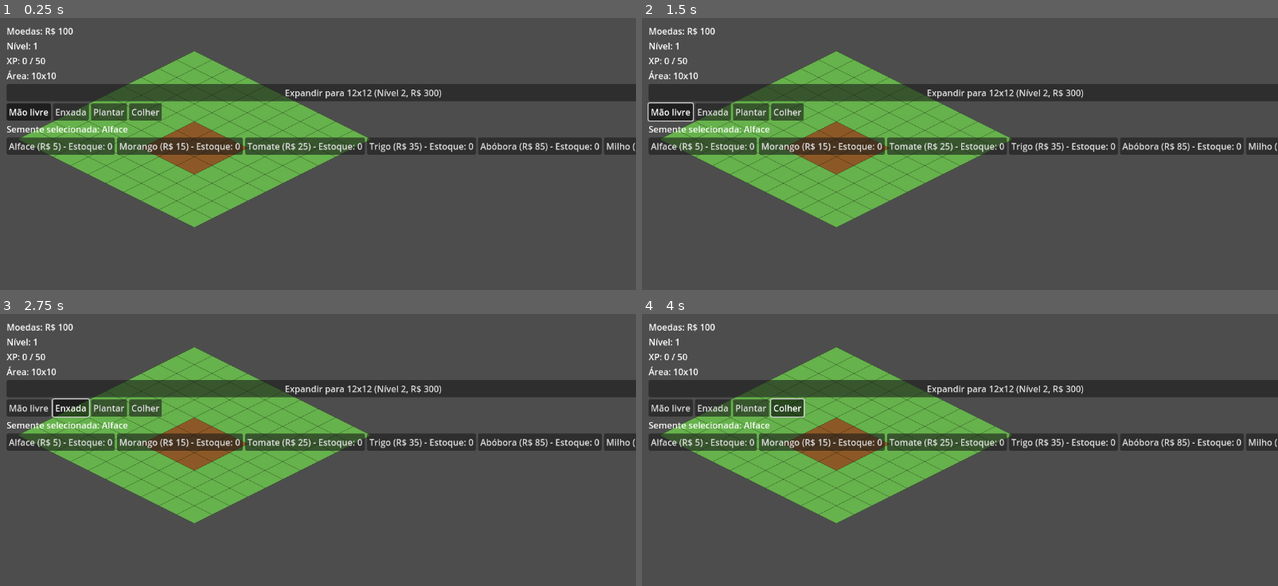
Above: before the commit, frames 1-4 (two rows, left to right).
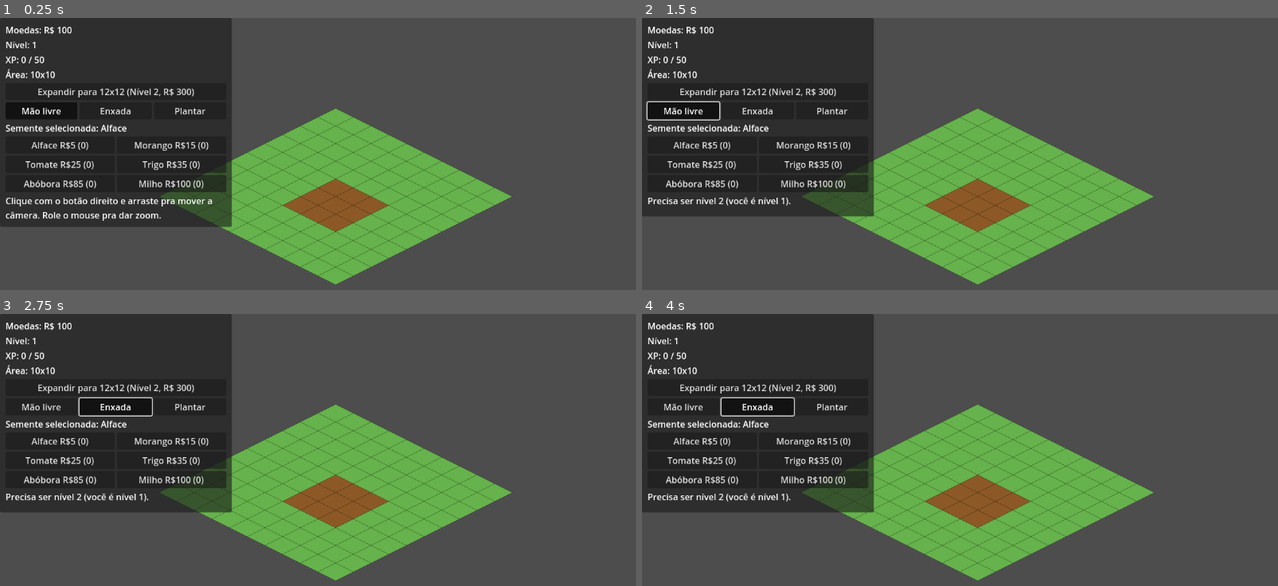
Above: after the commit, the same moments.

Repository: ljoaoml/MiniGames
Game: Godot game, scene res://scenes/main.tscn
Two runs of this game, one before a commit and one after it. Both use one fixed random seed, a clock stepped at 60 frames per second and the inputs below.
Inputs (mouse positions are in pixels of both pictures, inside the frame that each line leads up to):
- Up to frame 1 (0.25 s): no input
- Up to frame 2 (1.5 s): click "Expandir para 12x12 (Nível 2,…" at 0.5 s; click "Mão livre" at 1.25 s
- Up to frame 3 (2.75 s): click "Enxada" at 2 s
- Up to frame 4 (4 s): click "Plantar" at 2.75 s; click (788, 409) at 3.5 s, where only the run before the commit has a clickable "Colher"

The runs differ from the first frame. In frame 1, 48% of the frame differs, in the area x 0-100%, y 0-98%; in frame 2, 47%; in frame 3, 47%; in frame 4, 47%.

Commit message:
Fix HUD layout, ungate harvest, add camera pan/zoom, on-screen feedback
- HUD is now wrapped in a PanelContainer with a real background, and
  the seed shop uses a wrapping GridContainer instead of an
  HBoxContainer that overflowed off-screen (Milho was getting cut
  off). Removed the redundant "Colher" tool button.
- Harvesting a ready tile no longer requires a selected tool — it
  always works on click/drag, regardless of which tool (or none) is
  active. Hoe and Plant still require their tool to be selected.
- Failures that only printed to the editor console (no seeds, can't
  afford a seed/expansion, level too low to expand) now show in a
  status line in the HUD instead.
- New Camera2D with right-click-drag panning and scroll-wheel zoom,
  so the grid can be navigated once it's larger than the viewport
  (needed once expansion actually grows the map).

Co-Authored-By: Claude Sonnet 5 <noreply@anthropic.com>
Claude-Session: https://claude.ai/code/session_01UY2kysC5sGBjWqGkPsMsRx

Diff:
--- a/scenes/main.tscn
+++ b/scenes/main.tscn
@@ -1,9 +1,14 @@
-[gd_scene load_steps=3 format=3 uid="uid://bqk4x8n2h5vwm"]
+[gd_scene load_steps=4 format=3 uid="uid://bqk4x8n2h5vwm"]
 
 [ext_resource type="PackedScene" path="res://scenes/world/farm_grid.tscn" id="1_farm"]
 [ext_resource type="PackedScene" path="res://scenes/ui/hud.tscn" id="2_hud"]
+[ext_resource type="Script" path="res://scripts/camera_controller.gd" id="3_camera"]
 
 [node name="Main" type="Node2D"]
+
+[node name="Camera2D" type="Camera2D" parent="."]
+position = Vector2(320, 220)
+script = ExtResource("3_camera")
 
 [node name="FarmGrid" parent="." instance=ExtResource("1_farm")]
 position = Vector2(320, 220)
--- a/scenes/ui/hud.tscn
+++ b/scenes/ui/hud.tscn
@@ -5,63 +5,71 @@
 [node name="HUD" type="CanvasLayer"]
 script = ExtResource("1_hud")
 
-[node name="Margin" type="MarginContainer" parent="."]
-offset_right = 520.0
-offset_bottom = 320.0
-theme_override_constants/margin_left = 12
-theme_override_constants/margin_top = 12
-theme_override_constants/margin_right = 12
-theme_override_constants/margin_bottom = 12
+[node name="Panel" type="PanelContainer" parent="."]
+offset_right = 420.0
+offset_bottom = 360.0
 
-[node name="VBox" type="VBoxContainer" parent="Margin"]
+[node name="Margin" type="MarginContainer" parent="Panel"]
 layout_mode = 2
+theme_override_constants/margin_left = 10
+theme_override_constants/margin_top = 10
+theme_override_constants/margin_right = 10
+theme_override_constants/margin_bottom = 10
 
-[node name="CoinsLabel" type="Label" parent="Margin/VBox"]
+[node name="VBox" type="VBoxContainer" parent="Panel/Margin"]
+layout_mode = 2
+theme_override_constants/separation = 4
+
+[node name="CoinsLabel" type="Label" parent="Panel/Margin/VBox"]
 layout_mode = 2
 text = "Moedas: R$ 0"
 
-[node name="LevelLabel" type="Label" parent="Margin/VBox"]
+[node name="LevelLabel" type="Label" parent="Panel/Margin/VBox"]
 layout_mode = 2
 text = "Nível: 1"
 
-[node name="XPLabel" type="Label" parent="Margin/VBox"]
+[node name="XPLabel" type="Label" parent="Panel/Margin/VBox"]
 layout_mode = 2
 text = "XP: 0 / 50"
 
-[node name="AreaLabel" type="Label" parent="Margin/VBox"]
+[node name="AreaLabel" type="Label" parent="Panel/Margin/VBox"]
 layout_mode = 2
 text = "Área: 10x10"
 
-[node name="ExpandButton" type="Button" parent="Margin/VBox"]
+[node name="ExpandButton" type="Button" parent="Panel/Margin/VBox"]
 layout_mode = 2
 text = "Expandir"
 
-[node name="ToolsRow" type="HBoxContainer" parent="Margin/VBox"]
+[node name="ToolsRow" type="HBoxContainer" parent="Panel/Margin/VBox"]
 layout_mode = 2
 
-[node name="NoneButton" type="Button" parent="Margin/VBox/ToolsRow"]
+[node name="NoneButton" type="Button" parent="Panel/Margin/VBox/ToolsRow"]
 layout_mode = 2
+size_flags_horizontal = 3
 toggle_mode = true
 text = "Mão livre"
 
-[node name="HoeButton" type="Button" parent="Margin/VBox/ToolsRow"]
+[node name="HoeButton" type="Button" parent="Panel/Margin/VBox/ToolsRow"]
 layout_mode = 2
+size_flags_horizontal = 3
 toggle_mode = true
 text = "Enxada"
 
-[node name="PlantButton" type="Button" parent="Margin/VBox/ToolsRow"]
+[node name="PlantButton" type="Button" parent="Panel/Margin/VBox/ToolsRow"]
 layout_mode = 2
+size_flags_horizontal = 3
 toggle_mode = true
 text = "Plantar"
 
-[node name="HarvestButton" type="Button" parent="Margin/VBox/ToolsRow"]
-layout_mode = 2
-toggle_mode = true
-text = "Colher"
-
-[node name="SelectedCropLabel" type="Label" parent="Margin/VBox"]
+[node name="SelectedCropLabel" type="Label" parent="Panel/Margin/VBox"]
 layout_mode = 2
 text = "Semente selecionada: -"
 
-[node name="ShopRow" type="HBoxContainer" parent="Margin/VBox"]
+[node name="ShopGrid" type="GridContainer" parent="Panel/Margin/VBox"]
 layout_mode = 2
+columns = 2
+
+[node name="StatusLabel" type="Label" parent="Panel/Margin/VBox"]
+layout_mode = 2
+autowrap_mode = 3
+text = "Clique com o botão direito e arraste pra mover a câmera. Role o mouse pra dar zoom."
--- /dev/null
+++ b/scripts/camera_controller.gd
@@ -0,0 +1,31 @@
+extends Camera2D
+
+const ZOOM_STEP := 0.1
+const ZOOM_MIN := 0.5
+const ZOOM_MAX := 2.0
+
+var _dragging: bool = false
+var _drag_start_mouse: Vector2
+var _drag_start_cam: Vector2
+
+func _ready() -> void:
+	make_current()
+
+func _unhandled_input(event: InputEvent) -> void:
+	if event is InputEventMouseButton:
+		if event.button_index == MOUSE_BUTTON_RIGHT:
+			_dragging = event.pressed
+			if _dragging:
+				_drag_start_mouse = event.position
+				_drag_start_cam = position
+		elif event.pressed and event.button_index == MOUSE_BUTTON_WHEEL_UP:
+			_zoom(-ZOOM_STEP)
+		elif event.pressed and event.button_index == MOUSE_BUTTON_WHEEL_DOWN:
+			_zoom(ZOOM_STEP)
+	elif event is InputEventMouseMotion and _dragging:
+		var delta: Vector2 = event.position - _drag_start_mouse
+		position = _drag_start_cam - delta / zoom
+
+func _zoom(amount: float) -> void:
+	var new_zoom: float = clamp(zoom.x + amount, ZOOM_MIN, ZOOM_MAX)
+	zoom = Vector2(new_zoom, new_zoom)
--- a/scripts/data/economy.gd
+++ b/scripts/data/economy.gd
@@ -5,6 +5,7 @@
 signal inventory_changed(crop_id: String, count: int)
 signal selected_crop_changed(crop_id: String)
 signal tool_changed(tool_id: String)
+signal status_message(text: String)
 
 var coins: int = 100
 var xp: int = 0
@@ -42,3 +43,6 @@
 func select_tool(tool_id: String) -> void:
 	selected_tool = tool_id
 	tool_changed.emit(tool_id)
+
+func emit_status(text: String) -> void:
+	status_message.emit(text)
--- a/scripts/grid/tile.gd
+++ b/scripts/grid/tile.gd
@@ -46,18 +46,21 @@
 		_apply_tool()
 
 func _on_mouse_entered() -> void:
-	# Permite "arrastar" a ferramenta selecionada por vários blocos seguidos.
-	if Economy.selected_tool != "none" and Input.is_mouse_button_pressed(MOUSE_BUTTON_LEFT):
+	# Permite "arrastar" a ferramenta selecionada (ou a colheita) por vários blocos seguidos.
+	var draggable: bool = state == State.READY or Economy.selected_tool != "none"
+	if draggable and Input.is_mouse_button_pressed(MOUSE_BUTTON_LEFT):
 		_apply_tool()
 
 func _apply_tool() -> void:
+	# Colher não exige ferramenta selecionada — funciona sempre que o bloco estiver pronto.
+	if state == State.READY:
+		_use_harvest()
+		return
 	match Economy.selected_tool:
 		"hoe":
 			_use_hoe()
 		"plant":
 			_use_plant()
-		"harvest":
-			_use_harvest()
 		_:
 			pass # "Mão livre": clique não faz nada, mouse fica livre pra navegar
 
@@ -73,7 +76,7 @@
 		return
 	var selected: String = Economy.selected_crop
 	if Economy.seed_inventory.get(selected, 0) <= 0:
-		print("Sem sementes de %s. Compre na loja." % selected)
+		Economy.emit_status("Sem sementes de %s. Compre na loja." % Crops.CROPS[selected].name)
 		return
 	Economy.consume_seed(selected)
 	crop_id = selected
@@ -86,7 +89,7 @@
 		return
 	var data: Dictionary = Crops.CROPS[crop_id]
 	Economy.add_harvest(data.sell_value, data.xp)
-	print("Colheita de %s! (+R$ %d, +%d XP)" % [data.name, data.sell_value, data.xp])
+	Economy.emit_status("Colheita de %s! (+R$ %d, +%d XP)" % [data.name, data.sell_value, data.xp])
 	crop_id = ""
 	# Terreno usado não volta a virar grama: fica infértil até arar de novo.
 	state = State.INFERTILE
--- a/scripts/ui/hud.gd
+++ b/scripts/ui/hud.gd
@@ -1,17 +1,17 @@
 extends CanvasLayer
 
-@onready var coins_label: Label = $Margin/VBox/CoinsLabel
-@onready var level_label: Label = $Margin/VBox/LevelLabel
-@onready var xp_label: Label = $Margin/VBox/XPLabel
-@onready var area_label: Label = $Margin/VBox/AreaLabel
-@onready var expand_button: Button = $Margin/VBox/ExpandButton
-@onready var selected_crop_label: Label = $Margin/VBox/SelectedCropLabel
-@onready var shop_row: HBoxContainer = $Margin/VBox/ShopRow
+@onready var coins_label: Label = $Panel/Margin/VBox/CoinsLabel
+@onready var level_label: Label = $Panel/Margin/VBox/LevelLabel
+@onready var xp_label: Label = $Panel/Margin/VBox/XPLabel
+@onready var area_label: Label = $Panel/Margin/VBox/AreaLabel
+@onready var expand_button: Button = $Panel/Margin/VBox/ExpandButton
+@onready var selected_crop_label: Label = $Panel/Margin/VBox/SelectedCropLabel
+@onready var shop_grid: GridContainer = $Panel/Margin/VBox/ShopGrid
+@onready var status_label: Label = $Panel/Margin/VBox/StatusLabel
 @onready var tool_buttons: Dictionary = {
-	"none": $Margin/VBox/ToolsRow/NoneButton,
-	"hoe": $Margin/VBox/ToolsRow/HoeButton,
-	"plant": $Margin/VBox/ToolsRow/PlantButton,
-	"harvest": $Margin/VBox/ToolsRow/HarvestButton,
+	"none": $Panel/Margin/VBox/ToolsRow/NoneButton,
+	"hoe": $Panel/Margin/VBox/ToolsRow/HoeButton,
+	"plant": $Panel/Margin/VBox/ToolsRow/PlantButton,
 }
 
 var crop_buttons: Dictionary = {}
@@ -22,11 +22,13 @@
 	Economy.inventory_changed.connect(_on_inventory_changed)
 	Economy.selected_crop_changed.connect(_on_selected_crop_changed)
 	Economy.tool_changed.connect(_on_tool_changed)
+	Economy.status_message.connect(_on_status_message)
 
 	for crop_id in Crops.CROPS.keys():
 		var button := Button.new()
+		button.size_flags_horizontal = Control.SIZE_EXPAND_FILL
 		button.pressed.connect(_on_buy_pressed.bind(crop_id))
-		shop_row.add_child(button)
+		shop_grid.add_child(button)
 		crop_buttons[crop_id] = button
 		_update_crop_button(crop_id)
 
@@ -44,7 +46,8 @@
 
 func _on_buy_pressed(crop_id: String) -> void:
 	if not Economy.buy_seed(crop_id):
-		print("Moedas insuficientes para comprar semente de %s." % crop_id)
+		var data: Dictionary = Crops.CROPS[crop_id]
+		_on_status_message("Moedas insuficientes para comprar %s (custa R$ %d)." % [data.name, data.cost])
 
 func _on_tool_pressed(tool_id: String) -> void:
 	Economy.select_tool(tool_id)
@@ -52,7 +55,9 @@
 func _on_expand_pressed() -> void:
 	var result: Dictionary = World.farm_grid.try_expand()
 	if not result.success:
-		print(result.reason)
+		_on_status_message(result.reason)
+	else:
+		_on_status_message("Área expandida!")
 	_update_area_label()
 
 func _on_expanded(_new_size: int) -> void:
@@ -77,11 +82,14 @@
 	for id in tool_buttons.keys():
 		tool_buttons[id].button_pressed = id == tool_id
 
+func _on_status_message(text: String) -> void:
+	status_label.text = text
+
 func _update_crop_button(crop_id: String) -> void:
 	var data: Dictionary = Crops.CROPS[crop_id]
 	var count: int = Economy.seed_inventory.get(crop_id, 0)
 	var button: Button = crop_buttons[crop_id]
-	button.text = "%s (R$ %d) - Estoque: %d" % [data.name, data.cost, count]
+	button.text = "%s R$%d (%d)" % [data.name, data.cost, count]
 
 func _update_area_label() -> void:
 	var size: int = World.farm_grid.current_size
